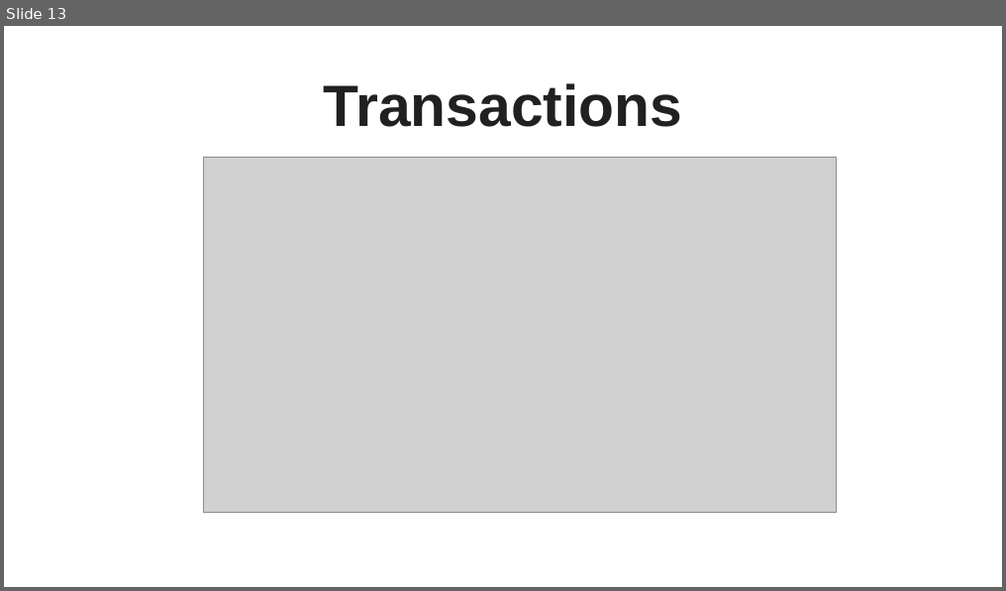
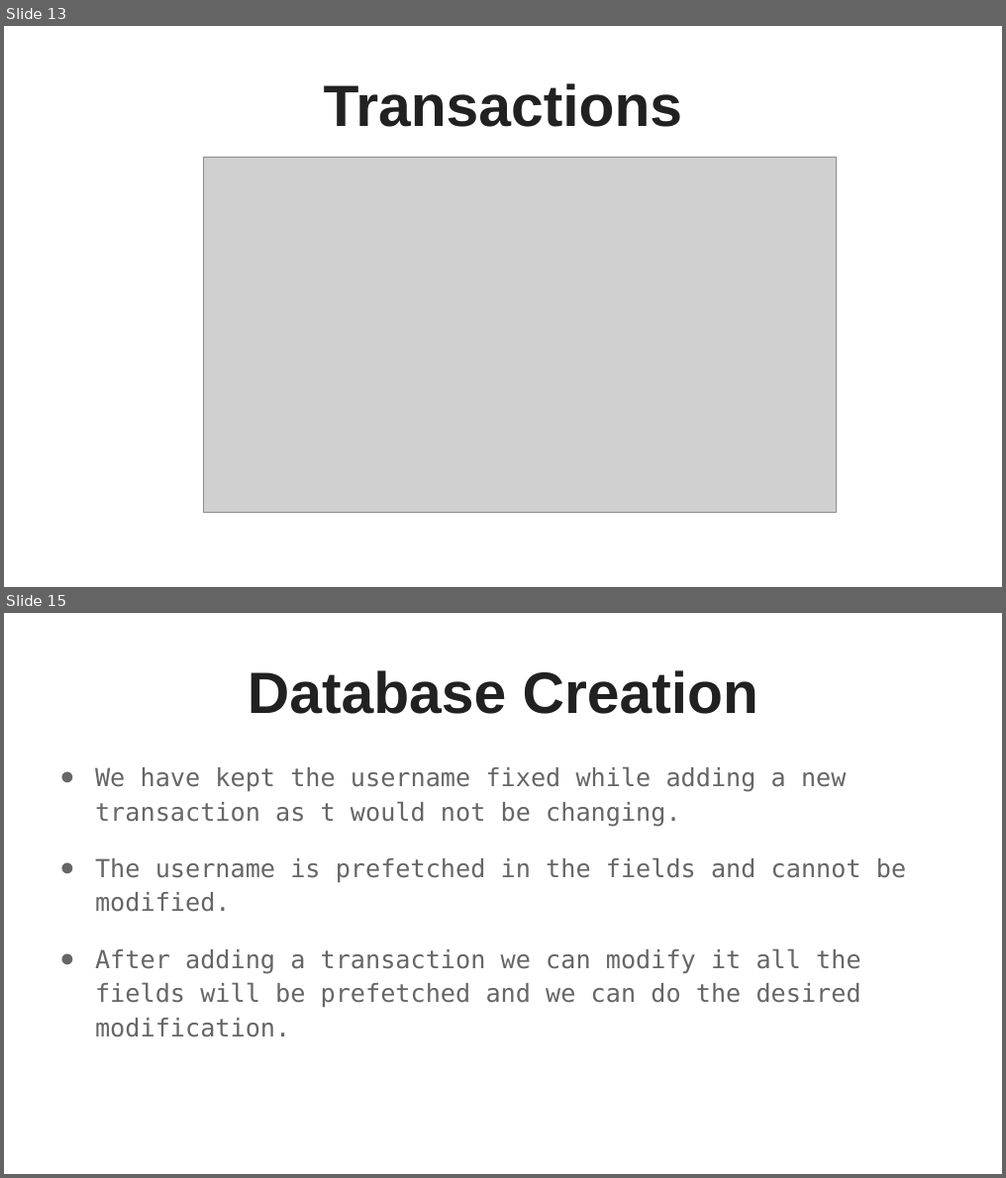
Before and after one commit to SKAUL05/Daily-Expense-Manager, a slide deck: Daily Expense Manager Using MEAN Stack.pptx. Shown one above the other, each under a label of ours: slide 13 before the commit, slides 13 and 15 after it; the slides between them are not shown. The pictures are 1006x591 and 1006x1178 pixels, drawn with LibreOffice and Linux fonts; fonts in the diff are those of the drawing; grey boxes stand for pictures. Boxes give left, top, right and bottom in pixels: in the first picture for what was removed or moved away, otherwise in the second. Text is boxed around its words. In the diff, an @@ line names an element or a change of style, - is before the commit and + after.

```diff
--- a/Daily Expense Manager Using MEAN Stack.pptx
+++ b/Daily Expense Manager Using MEAN Stack.pptx
@@ slide 15 added at (4, 613, 1002, 1174), background #FFFFFF @@
@@ title added at (248, 670, 758, 714), 42 pt, text #212121, bold @@
+Database Creation
@@ text added at (95, 766, 906, 1038), 18 pt, text #666666 @@
+● We have kept the username fixed while adding a new transaction as t would not be changing.
+● The username is prefetched in the fields and cannot be modified.
+● After adding a transaction we can modify it all the fields will be prefetched and we can do the desired modification.
```
Also in this commit, not shown: 1 other slide added.
